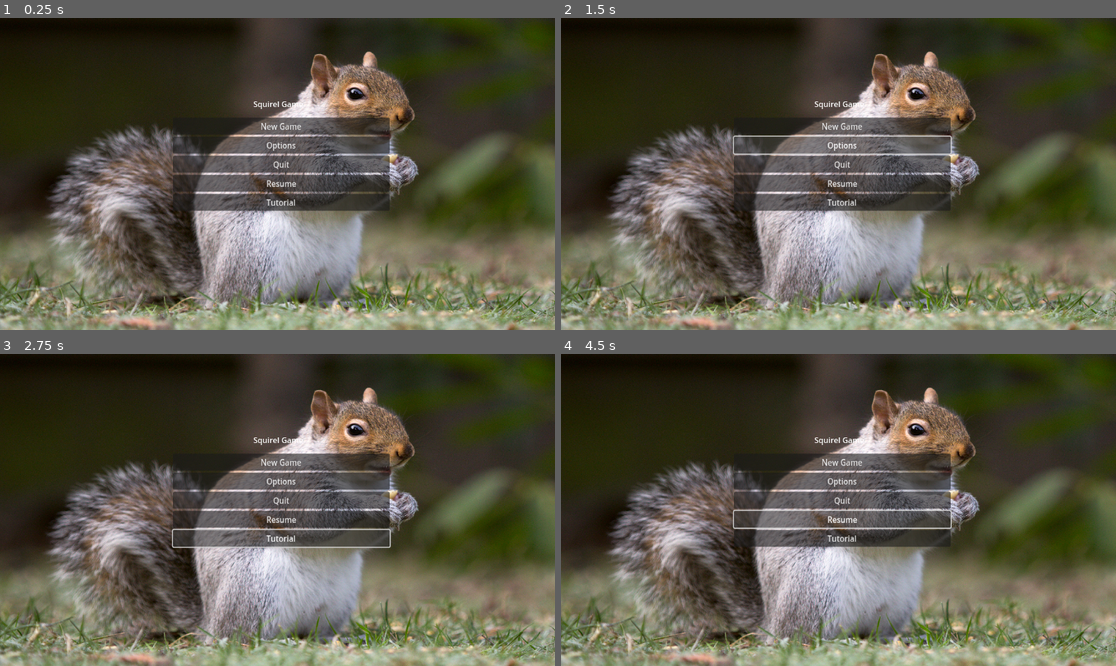
Above: before the commit, frames 1-4 (two rows, left to right).
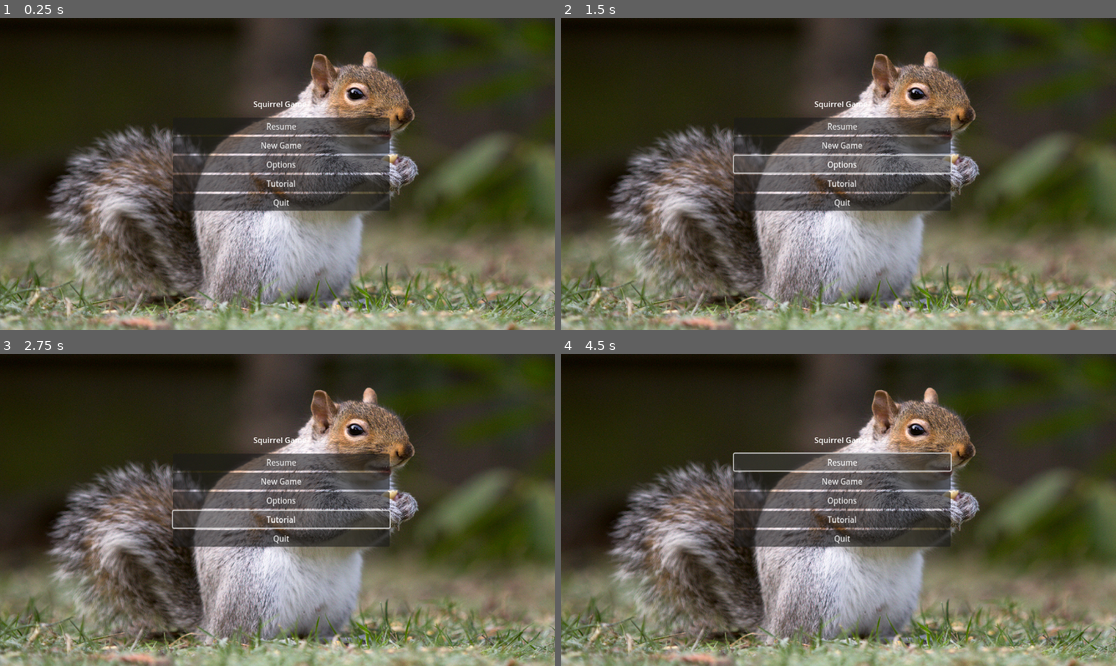
Above: after the commit, the same moments.

Repository: CS196Illinois/FA25-Group6
Game: Godot game, scene res://Scenes/game.tscn
Two runs of this game, one before a commit and one after it. Both use one fixed random seed, a clock stepped at 60 frames per second and the inputs below.
Inputs:
- Up to frame 1 (0.25 s): no input
- Up to frame 2 (1.5 s): click "Resume" at 0.5 s; click "Options" at 1.25 s
- Up to frame 3 (2.75 s): click "Tutorial" at 2 s
- Up to frame 4 (4.5 s): click "New Game" at 2.75 s; click "New Game" at 3.5 s; click "Resume" at 4.25 s

The runs differ from the first frame. In frame 1, 0.4% of the frame differs, in the area x 47-55%, y 26-61%; in frame 2, 1.0%; in frame 3, 1.1%; in frame 4, 1.2%, in the area x 30-71%, y 26-61%.

Commit message:
Update menu.tscn

Diff:
--- a/cs-honors-proj/Scenes/menu.tscn
+++ b/cs-honors-proj/Scenes/menu.tscn
@@ -15,29 +15,29 @@
 scale = Vector2(1, 1.1313636)
 size_flags_horizontal = 4
 
-[node name="Button" type="Button" parent="newgame"]
+[node name="ResumeButton" type="Button" parent="newgame"]
+layout_mode = 2
+text = "Resume"
+
+[node name="NewGameButton" type="Button" parent="newgame"]
 layout_mode = 2
 text = "New Game"
 
-[node name="Button2" type="Button" parent="newgame"]
+[node name="OptionsButton" type="Button" parent="newgame"]
 layout_mode = 2
 text = "Options"
 
-[node name="Button3" type="Button" parent="newgame"]
+[node name="TutorialButton" type="Button" parent="newgame"]
+layout_mode = 2
+text = "Tutorial"
+
+[node name="QuitButton" type="Button" parent="newgame"]
 layout_mode = 2
 text = "Quit"
-
-[node name="Button4" type="Button" parent="newgame"]
-layout_mode = 2
-text = "Resume"
-
-[node name="Button5" type="Button" parent="newgame"]
-layout_mode = 2
-text = "Tutorial"
 
 [node name="Label" type="Label" parent="."]
 offset_left = 526.0
 offset_top = 167.0
 offset_right = 630.0
 offset_bottom = 190.0
-text = "Squirel Game"
+text = "Squirrel Game"
